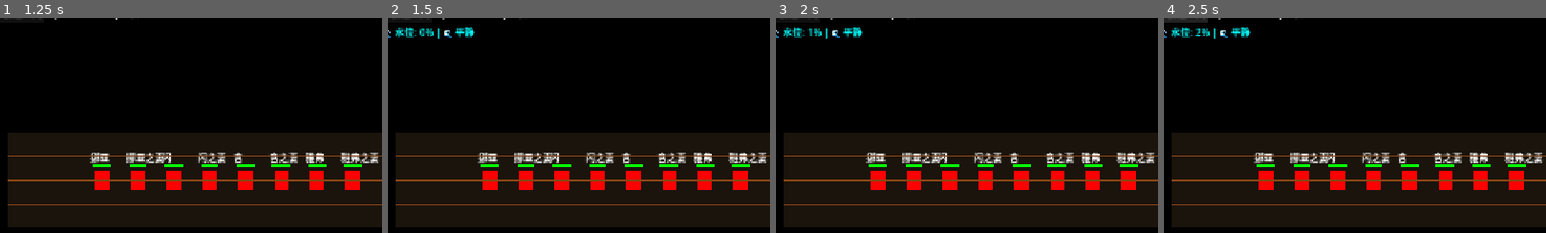
Above: before the commit, frames 1-4 (left to right).
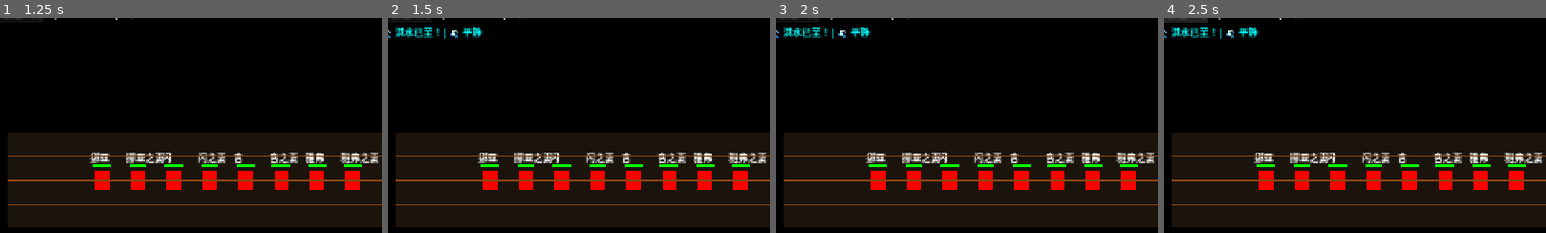
Above: after the commit, the same moments.

Repository: AirtisTech/project_covenant1
Game: Godot game, scene res://scenes/world/ark_scene.tscn
Same seed, same stepped clock (60 frames per second), same inputs: the game is played once before the commit and once after it.
Inputs:
- Up to frame 1 (1.25 s): click "🌊 洪水已至，登船！" at 0.5 s
- Up to frame 2 (1.5 s): click "⏩ 测试: 跳到大洪水" at 1.25 s
- Up to frame 3 (2 s): no input
- Up to frame 4 (2.5 s): click "📅 前进一天" at 2 s
The pictures show only the part of the screen within x 2-52%, y 10-60%; the shares and areas given below are measured in that part.

Frame 1 is identical in both runs. In frame 2, 0.8% of the frame differs, in the area x 2-25%, y 4-10%; in frame 3, 0.8%; in frame 4, 0.8%.
Error in both runs: Invalid call. Nonexistent function 'unproject' in base 'Camera2D (game_camera.gd)'. (res://scripts/globals/click_to_move.gd:44)

Commit message:
Fix: flood is instant when Deluge phase starts

Diff:
--- a/scripts/globals/phase_manager.gd
+++ b/scripts/globals/phase_manager.gd
@@ -78,8 +78,11 @@
 
 func _start_flood():
 	print("🌊 FLOOD BEGINS! 40 days of survival...")
-	flood_water_level = 0.0
-	flood_speed = 1.0 / 40.0  # 40天涨满
+	# 洪水直接淹没，无需慢慢上升
+	flood_water_level = 1.0
+	flood_speed = 0.0
+	# 立即触发水位变化信号
+	flood_level_changed.emit(flood_water_level)
 
 func _start_drift():
 	print("🛶 Entering Drift phase - 150 days to find land...")
@@ -88,7 +91,7 @@
 
 func _process(delta):
 	if current_phase == Phase.DELUGE:
-		_update_flood(delta)
+		# 洪水已直接满，不需要更新水位
 		_update_waves(delta)
 		_update_weather(delta)
 		_apply_ark_motion(delta)
--- a/scripts/ui/hud.gd
+++ b/scripts/ui/hud.gd
@@ -45,9 +45,8 @@
 	var pm = get_node_or_null("/root/PhaseManager")
 	if pm and pm.current_phase == pm.Phase.DELUGE:
 		flood_label.visible = true
-		var level = int(pm.flood_water_level * 100)
 		var weather = "🌊 平静" if not pm.is_storming else "🌧️ 暴风雨!"
-		flood_label.text = "🌊 水位: %d%% | %s" % [level, weather]
+		flood_label.text = "🌊 洪水已至！| %s" % weather
 	else:
 		flood_label.visible = false
 
